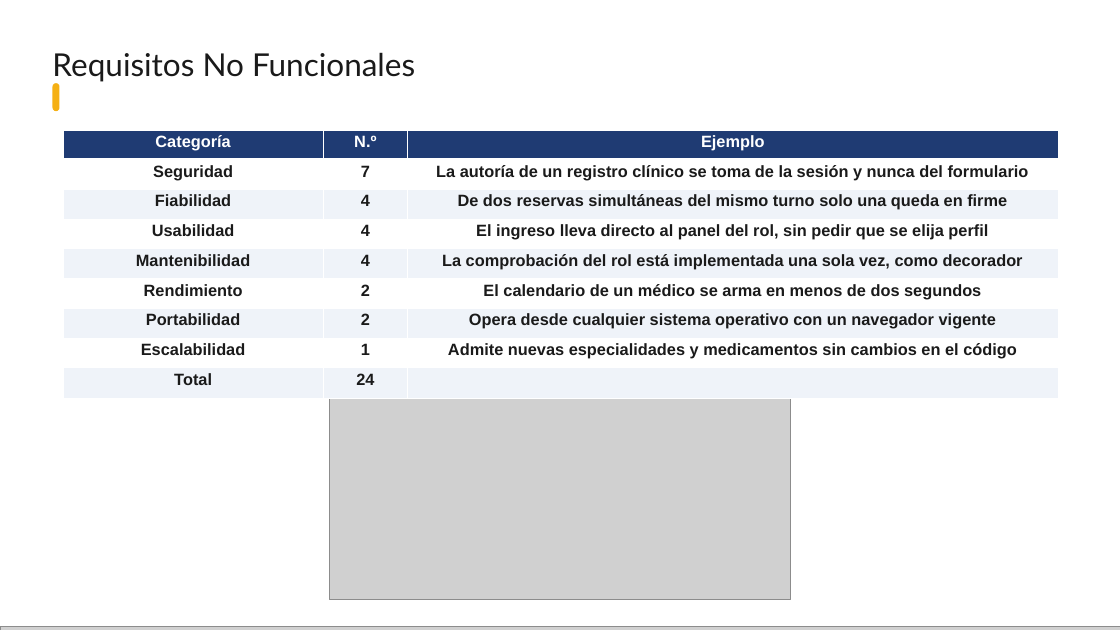
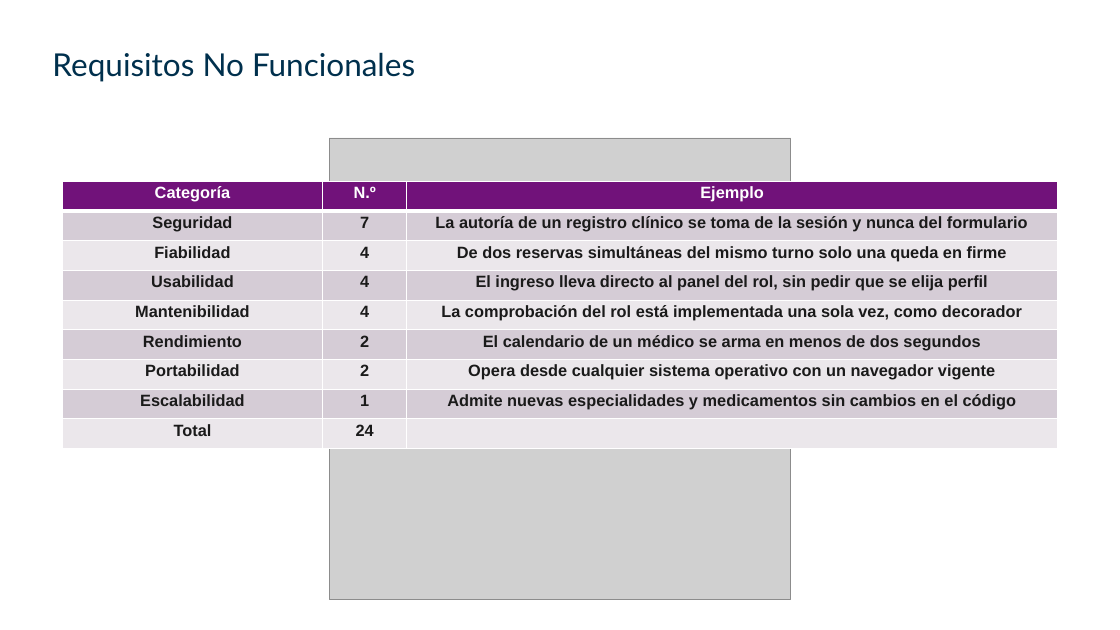
Before and after one commit to Brandonpyjv/Mediapp, a slide deck: slide 19 of docs tesis/exposicion/MediApp - Sustentación.pptx. Drawn at 1120x630 pixels with LibreOffice and Linux fonts; fonts in the diff are those of the drawing; grey boxes stand for pictures; background and template pictures are left out. Boxes give left, top, right and bottom in pixels: in the first picture for what was removed or moved away, otherwise in the second. Text is boxed around its words. In the diff, an @@ line names an element or a change of style, - is before the commit and + after.

```diff
--- a/docs tesis/exposicion/MediApp - Sustentación.pptx
+++ b/docs tesis/exposicion/MediApp - Sustentación.pptx
@@ text "Requisitos No Funcionales" at [52,52,415,82]: text colour #1A1A1A to #00304D @@
@@ rounded rectangle removed at [52,83,59,111] @@
@@ table at [62,181,1058,449] @@
@@ fill #1F3B73 to #71127A in row 1 @@
@@ fill #FFFFFF to #D5CCD7 in 12 cells @@
@@ fill #EFF3F9 to #EBE7EC in 12 cells @@
@@ table: place and size @@
-table at [63,130,1059,517]
+table at [62,181,1058,449]
@@ picture removed at [0,627,1120,630] @@
```
Also in this commit, not shown: 35 other slides changed, 2 slides added, 2 slides removed, 9 other files.
